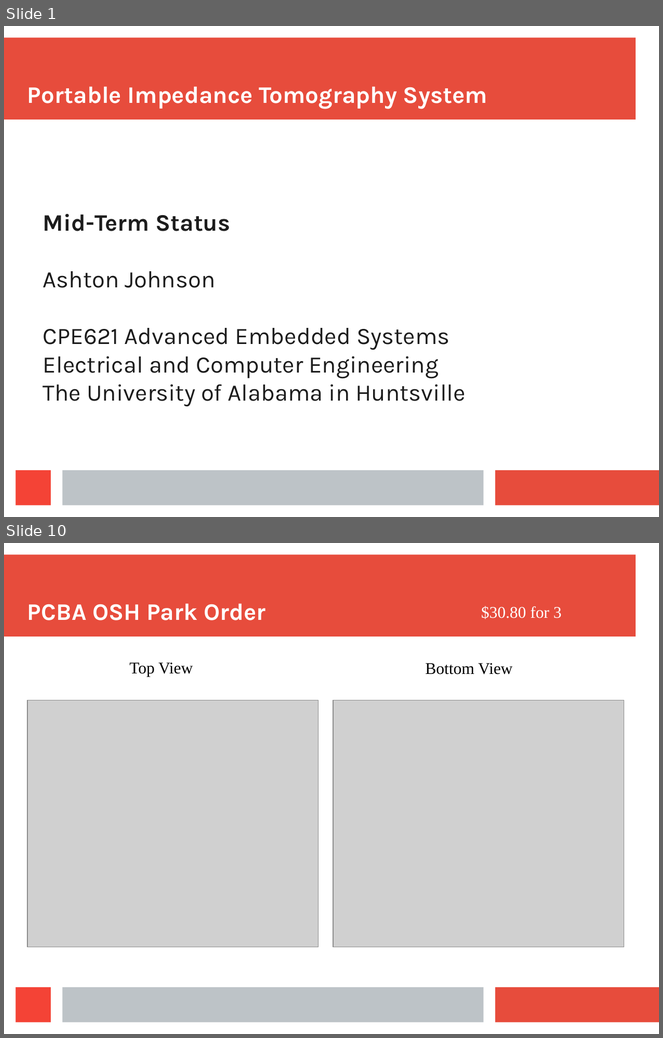
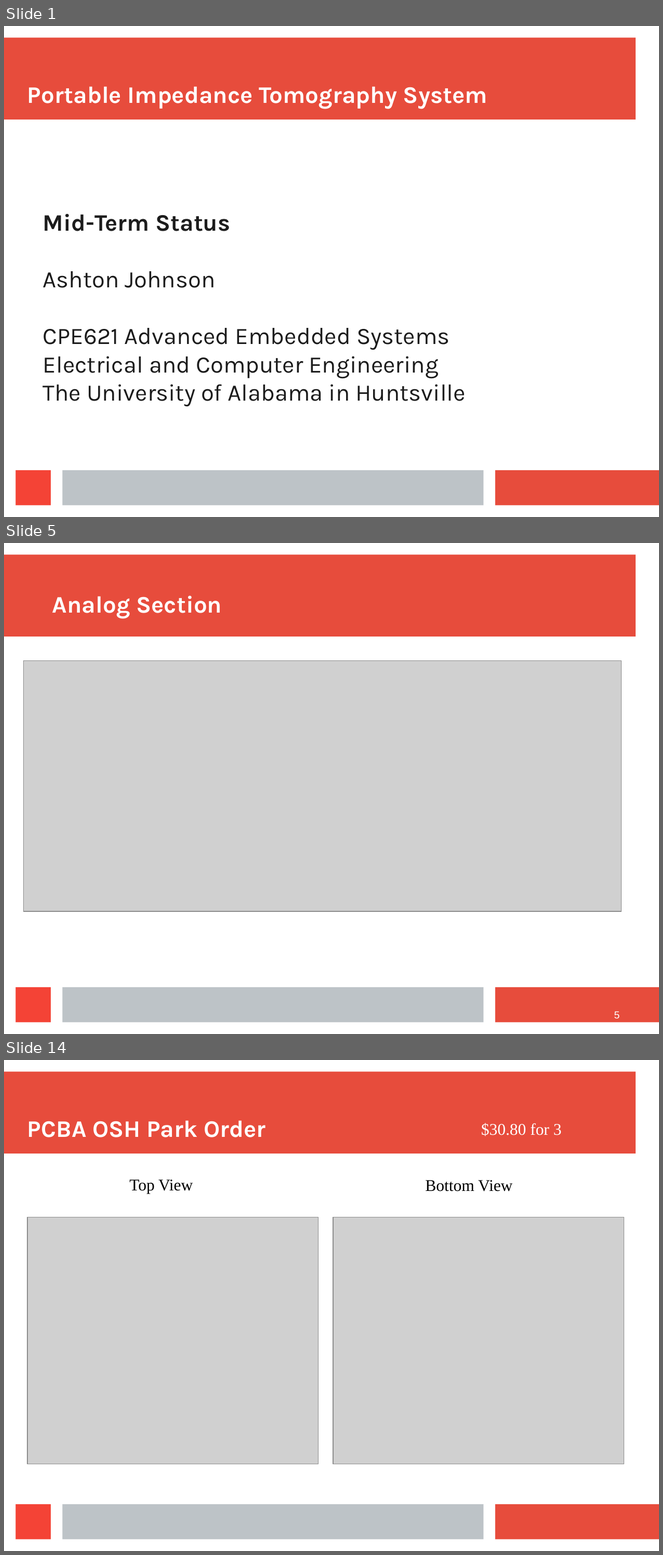
Before and after one commit to ashtonchase/portable_impedance_tomography, a slide deck: documentation/mid_term.odp. Shown one above the other, each under a label of ours: slides 1 and 10 before the commit, slides 1, 5 and 14 after it; the slides between them are not shown. The pictures are 663x1038 and 663x1555 pixels, drawn with LibreOffice and Linux fonts; fonts in the diff are those of the drawing; grey boxes stand for pictures. Boxes give left, top, right and bottom in pixels: in the first picture for what was removed or moved away, otherwise in the second. Text is boxed around its words. In the diff, an @@ line names an element or a change of style, - is before the commit and + after.

```diff
--- a/documentation/mid_term.odp
+++ b/documentation/mid_term.odp
@@ slide 5 added at <box>4,543,659,1034</box>, background #FFFFFF; not listed: 4 template elements that a slide beside it also shows @@
@@ title added at <box>52,596,222,619</box>, 26.1 pt, text #FFFFFF, bold @@
+Analog Section
@@ picture added at <box>24,661,622,912</box> @@
@@ page number added at <box>614,1012,620,1019</box>, 11.1 pt, text #FFFFFF @@
+5
@@ what was slide 10 is now slide 14 @@
```
Also in this commit, not shown: 4 slides changed, 6 other slides added, 1 slide removed, 11 other files.
